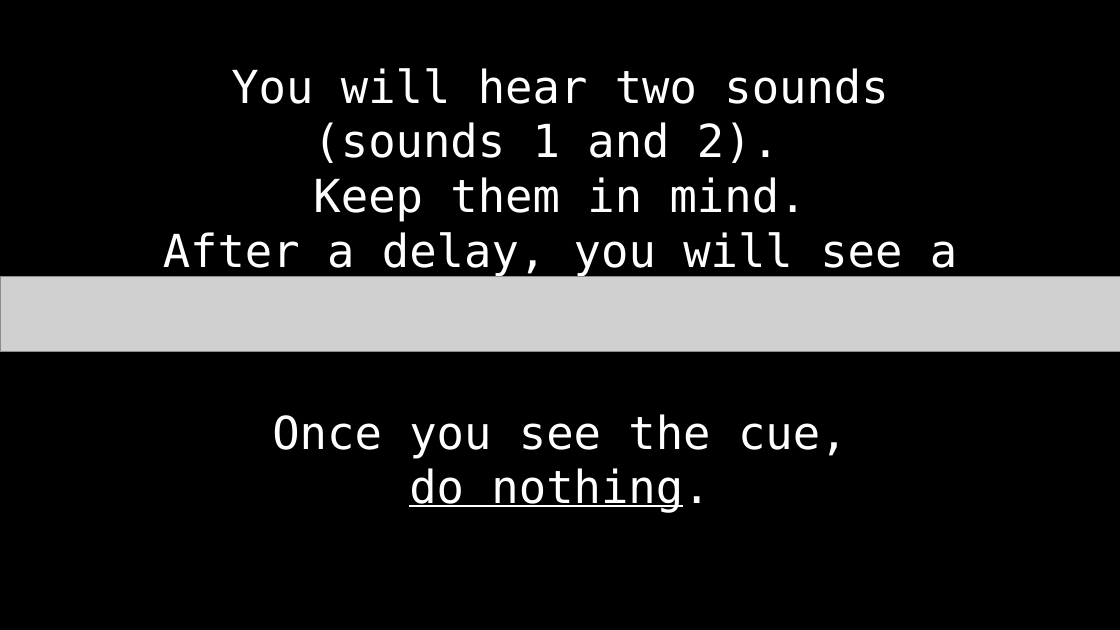
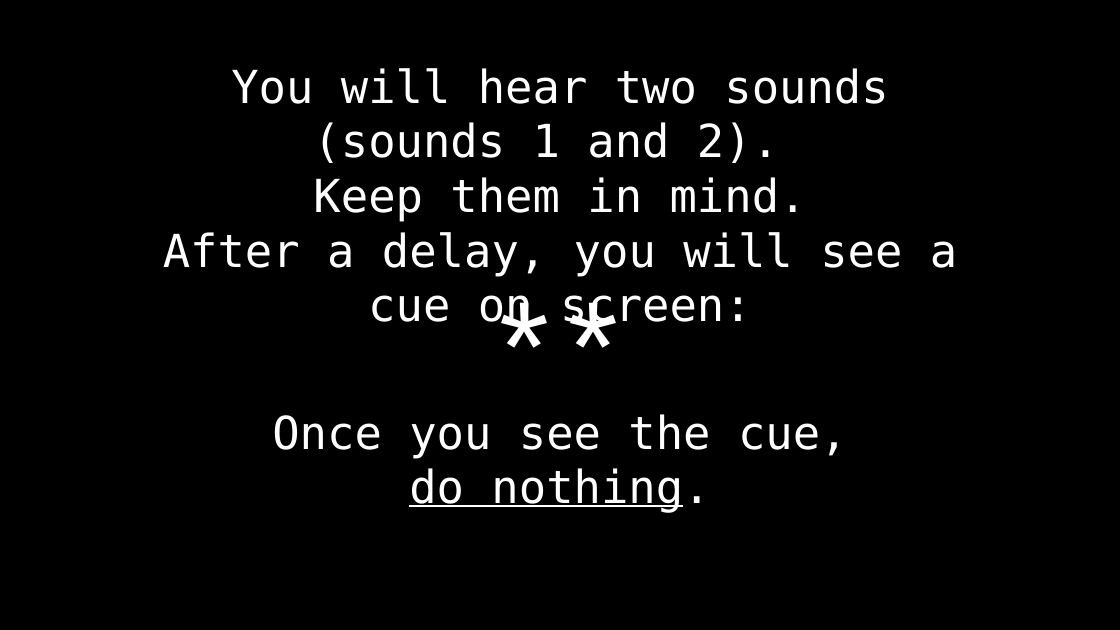
Before and after one commit to coganlab/Retrocue, a slide deck: slide 5 of stim/instructions.pptx (slide 13 before the commit). Drawn at 1120x630 pixels with LibreOffice and Linux fonts; fonts in the diff are those of the drawing; grey boxes stand for pictures. Boxes give left, top, right and bottom in pixels: in the first picture for what was removed or moved away, otherwise in the second. Text is boxed around its words. In the diff, an @@ line names an element or a change of style, - is before the commit and + after.

```diff
--- a/stim/instructions.pptx
+++ b/stim/instructions.pptx
@@ text added at [492, 260, 559, 423], 110 pt, text #FFFFFF @@
+*
@@ text added at [560, 260, 628, 423], 110 pt, text #FFFFFF @@
+*
@@ picture removed at [0, 276, 1120, 352] @@
```
Also in this commit, not shown: 4 other slides changed, 5 slides added, 9 slides removed, 18 other files.
